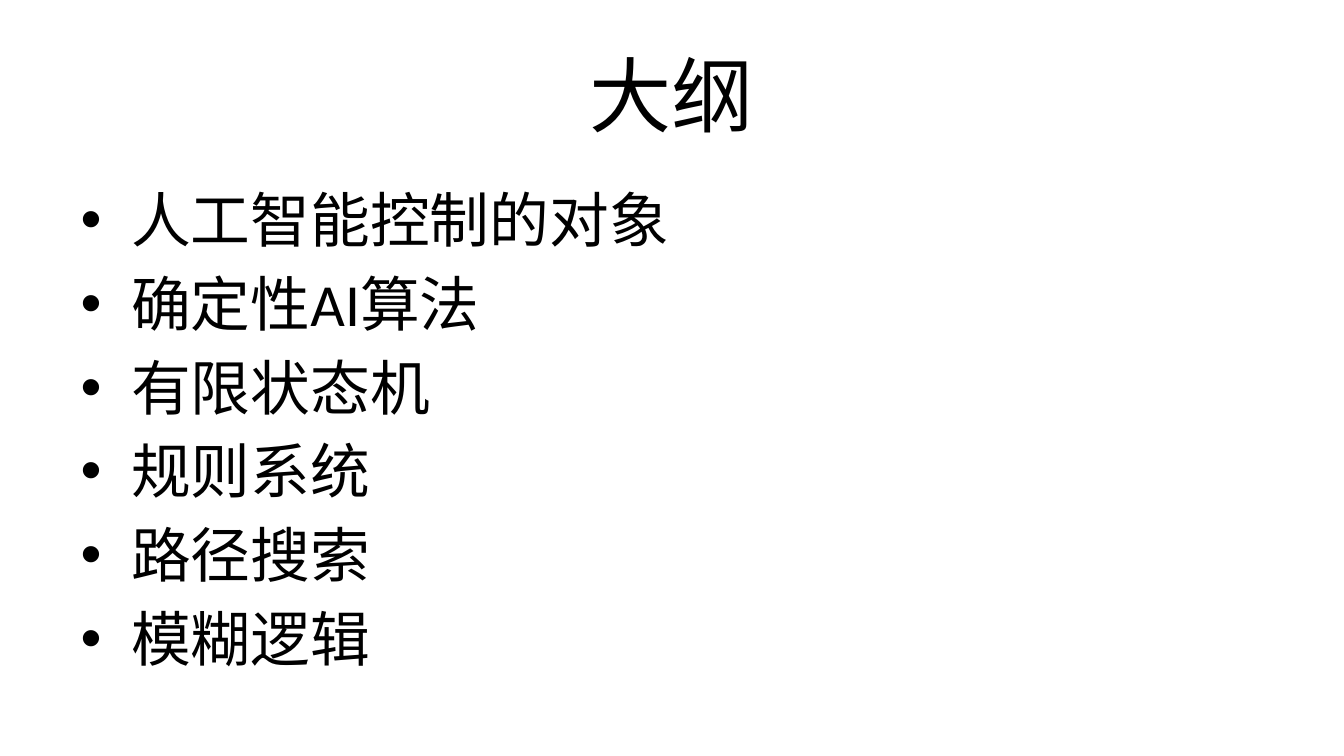
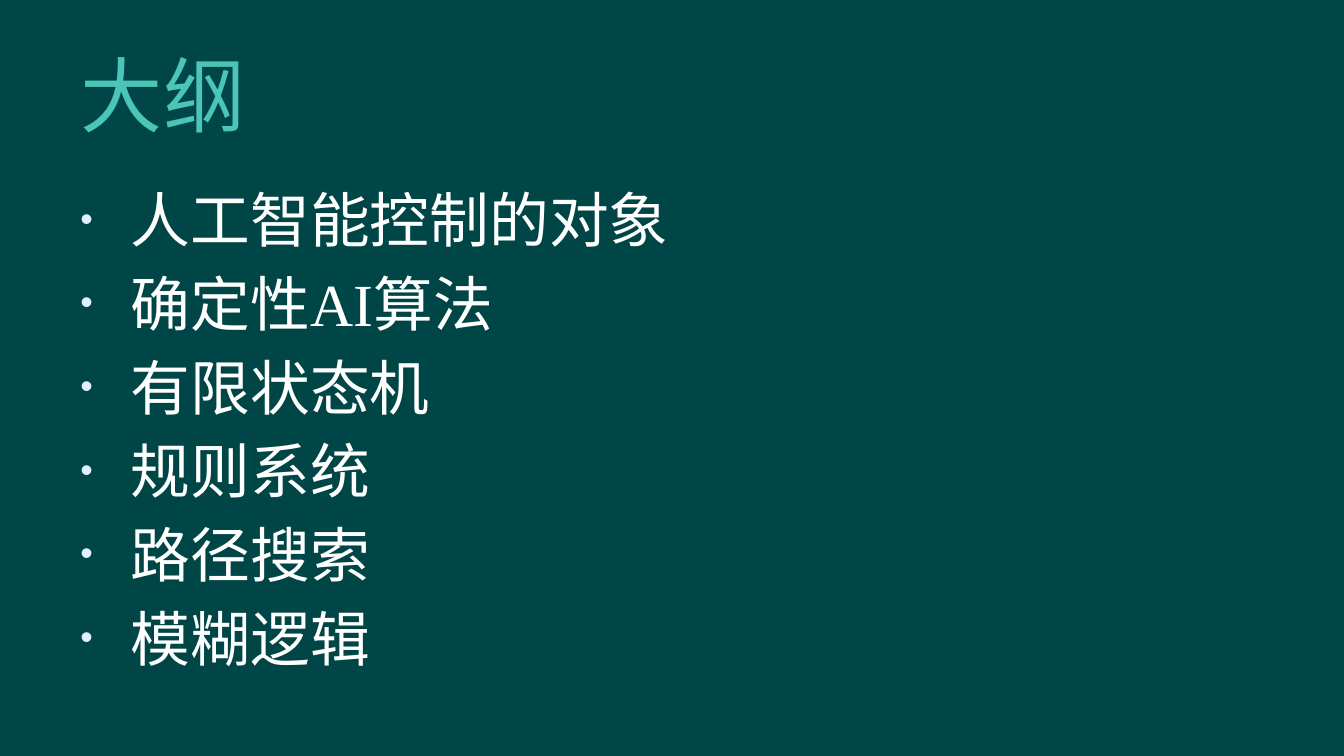
Before and after one commit to hanhonglei/Course_GameEngine, a slide deck: slide 2 of Slides/Principle/13 人工智能/13 人工智能.pptx. Drawn at 1344x756 pixels with LibreOffice and Linux fonts; fonts in the diff are those of the drawing; background and template pictures are left out. Boxes give left, top, right and bottom in pixels: in the first picture for what was removed or moved away, otherwise in the second. Text is boxed around its words. In the diff, an @@ line names an element or a change of style, - is before the commit and + after.

```diff
--- a/Slides/Principle/13 人工智能/13 人工智能.pptx
+++ b/Slides/Principle/13 人工智能/13 人工智能.pptx
@@ background #FFFFFF to #004646 @@
@@ title "大纲" at <box>80,57,245,133</box>: text colour #000000 to #4BC5B9, letter spacing 0 to 0.5 pt; alignment centre to left @@
@@ text "人工智能控制的对象" at <box>131,191,669,666</box>: font Calibri to Times New Roman, text colour #000000 to #FFFFFF @@
```
Also in this commit, not shown: 1 other slide changed, 84 slides added, 53 other files.
